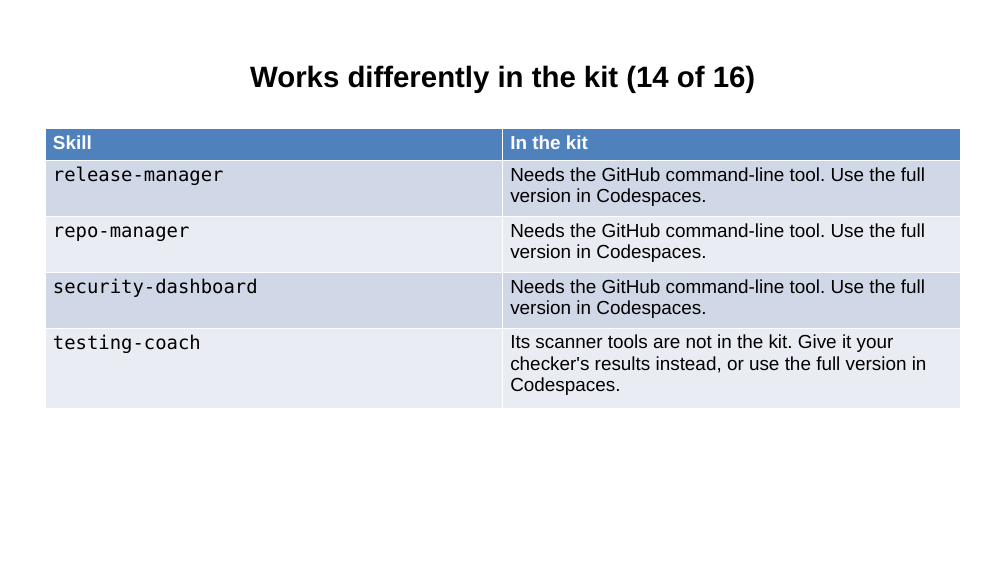
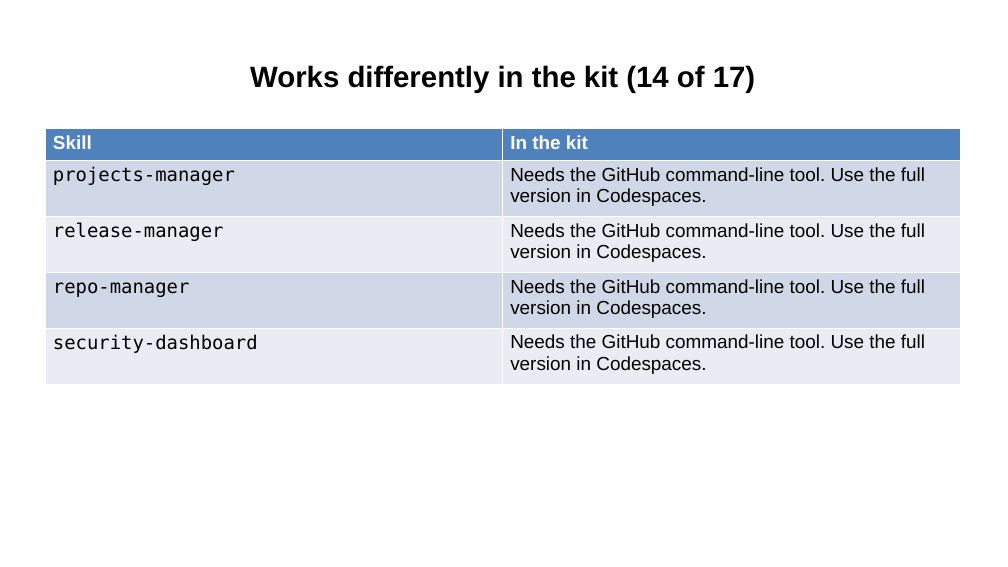
Before and after one commit to Community-Access/glow, a slide deck: slide 30 of docs/ahg-2026/kit/accessibility-agents-in-the-kit.pptx. Drawn at 1008x567 pixels with LibreOffice and Linux fonts; fonts in the diff are those of the drawing. Boxes give left, top, right and bottom in pixels: in the first picture for what was removed or moved away, otherwise in the second. Text is boxed around its words. In the diff, an @@ line names an element or a change of style, - is before the commit and + after.

```diff
--- a/docs/ahg-2026/kit/accessibility-agents-in-the-kit.pptx
+++ b/docs/ahg-2026/kit/accessibility-agents-in-the-kit.pptx
@@ title at [250, 65, 755, 93]: text changed @@
-Works differently in the kit (14 of 16)
+Works differently in the kit (14 of 17)
@@ table at [45, 129, 960, 384] @@
+row 2: projects-manager | Needs the GitHub command-line tool. Use the full version in Codespaces.
-row 5: testing-coach | Its scanner tools are not in the kit. Give it your checker's results instead, or use the full version in Codespaces.
```
Also in this commit, not shown: 16 other slides changed, 1 slide added, 47 other files.
